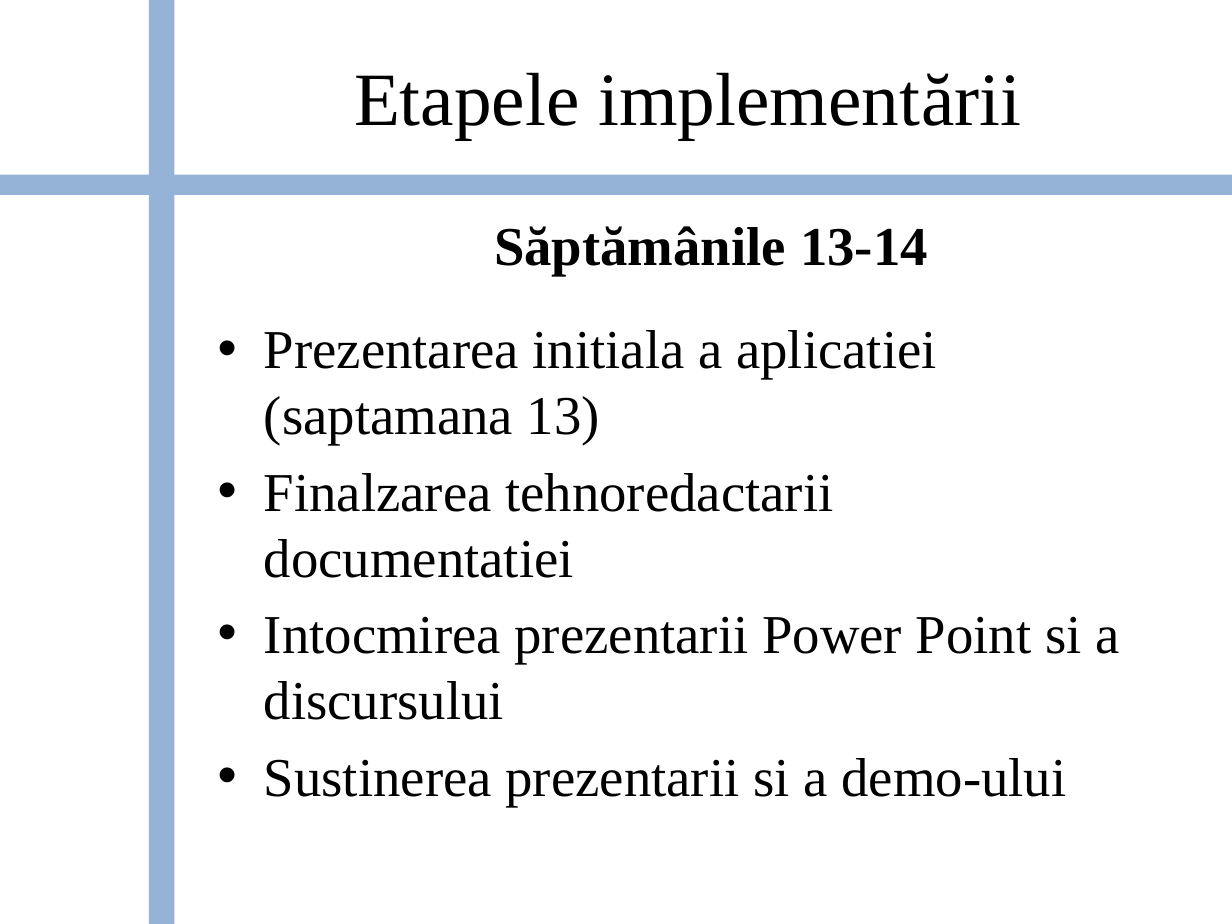
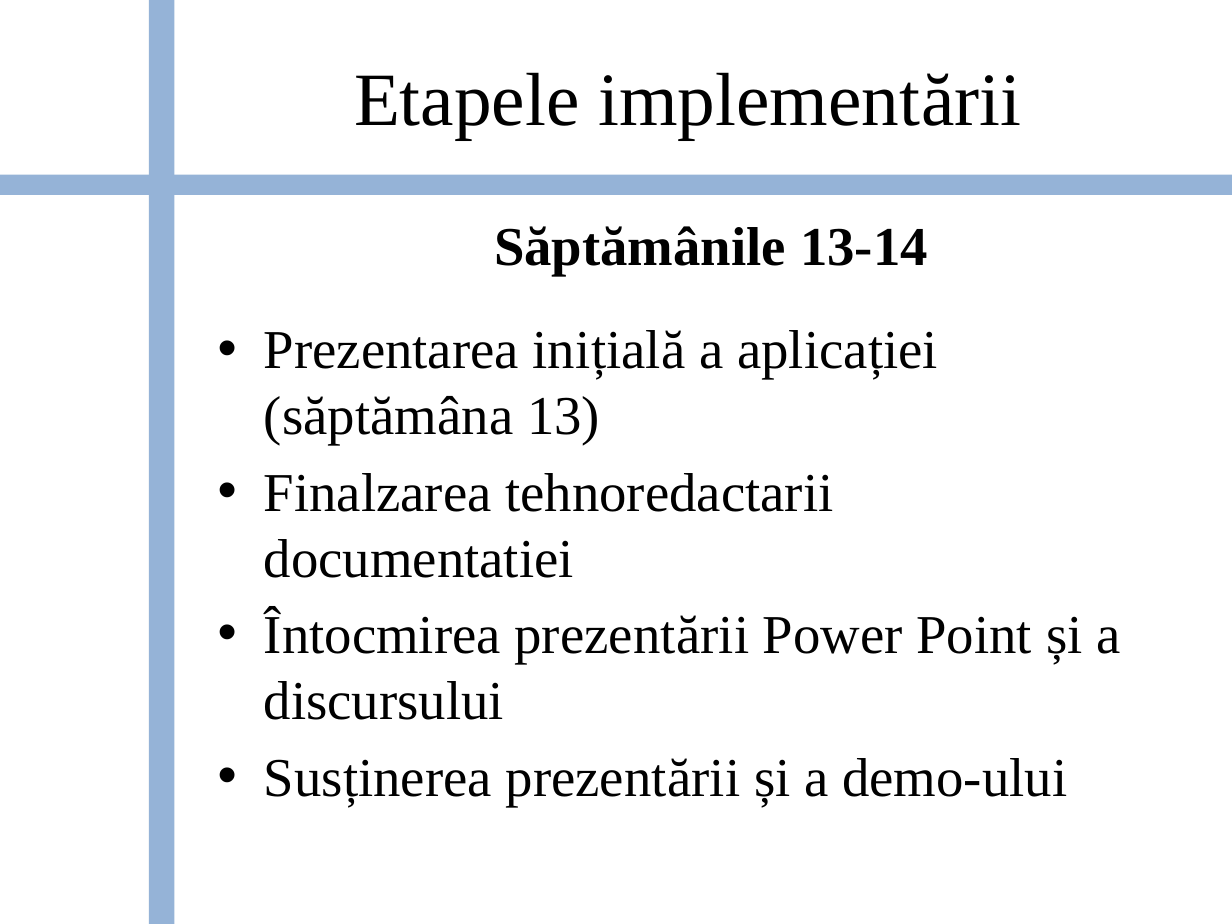
Before and after one commit to bogdanbalau/Unity_3D_Leap, a slide deck: slide 11 of Checkers_Unity_LeapMotion.pptx. Drawn at 1232x924 pixels with LibreOffice and Linux fonts; fonts in the diff are those of the drawing; background and template pictures are left out. Boxes give left, top, right and bottom in pixels: in the first picture for what was removed or moved away, otherwise in the second. Text is boxed around its words. In the diff, an @@ line names an element or a change of style, - is before the commit and + after.

```diff
--- a/Checkers_Unity_LeapMotion.pptx
+++ b/Checkers_Unity_LeapMotion.pptx
@@ text at bbox=[264, 330, 938, 445]: text changed @@
-• Prezentarea initiala a aplicatiei (saptamana 13)
+• Prezentarea inițială a aplicației (săptămâna 13)
@@ text at bbox=[264, 611, 1121, 806]: text changed @@
-• Intocmirea prezentarii Power Point si a discursului
-• Sustinerea prezentarii si a demo-ului
+• Întocmirea prezentării Power Point și a discursului
+• Susținerea prezentării și a demo-ului
```
Also in this commit, not shown: 10 other slides changed, 1 slide added, 1 other file.
